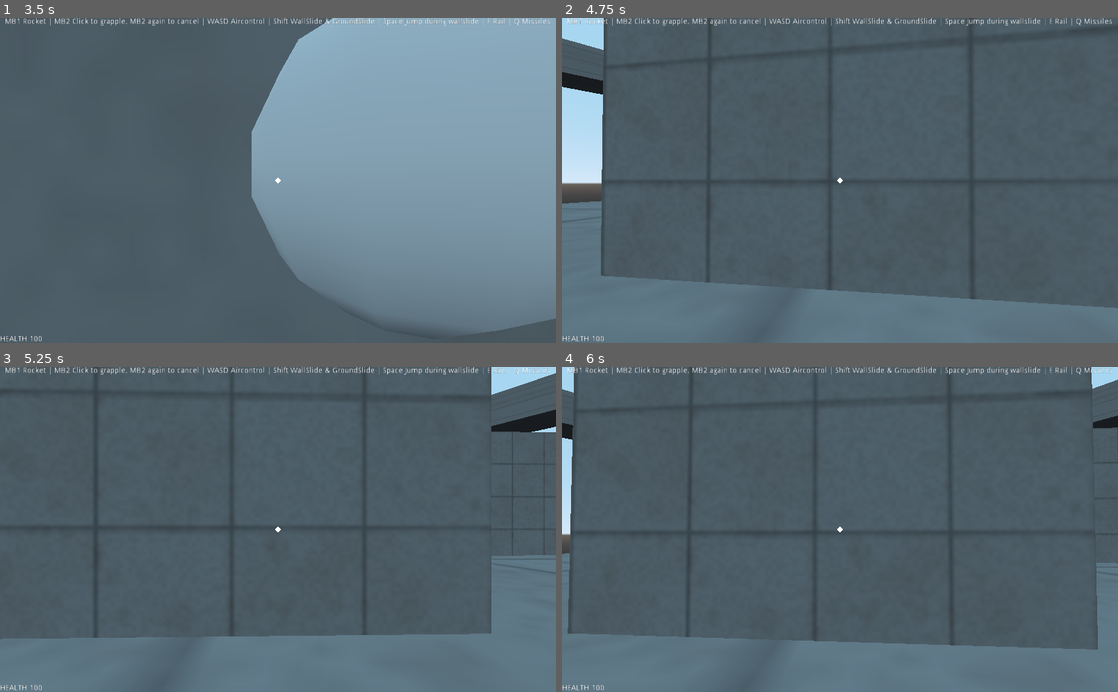
Above: before the commit, frames 1-4 (two rows, left to right).
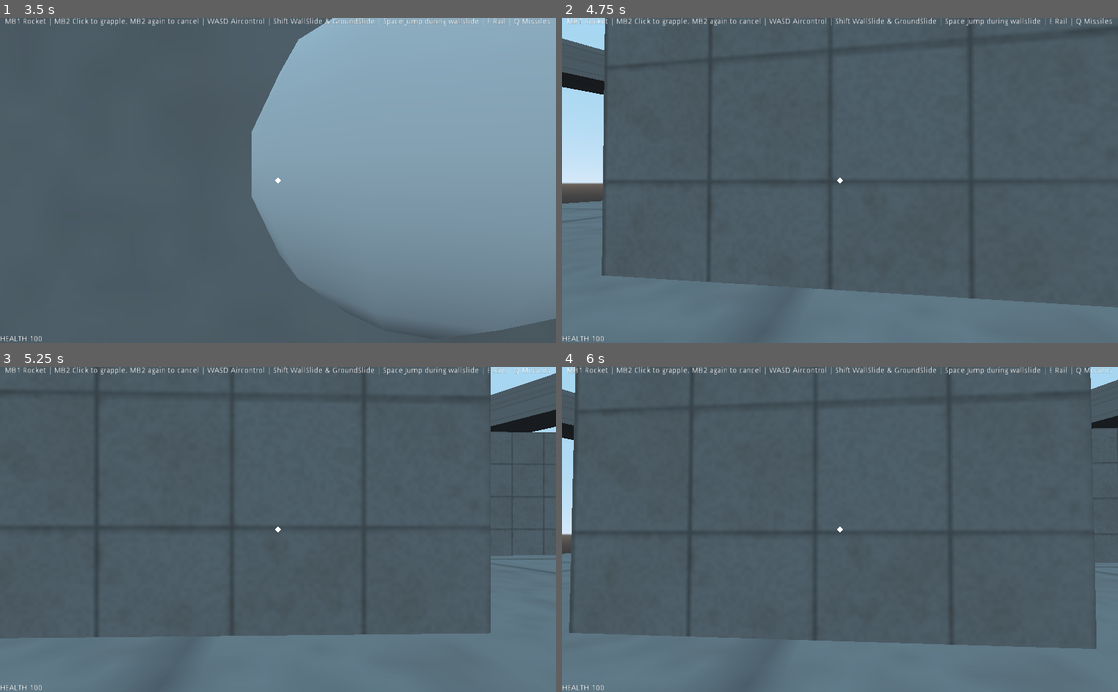
Above: after the commit, the same moments.

Repository: Game-Developers-Kerala/clichemovementshooter
Game: Godot game, scene res://levels/TestArena.tscn
Same seed, same stepped clock (60 frames per second), same inputs: the game is played once before the commit and once after it.
Inputs (mouse positions are in pixels of both pictures, inside the frame that each line leads up to):
- Up to frame 1 (3.5 s): tap Enter every 0.75 s from 0.5 to 2.75 s; move the mouse to (305, 180) at 0.52 s; hold E (use) 0.53-1.28 s; hold W (forward) from 0.53 s (still down); tap Space (jump) at 0.77, 0.8, 1.07, 1.35, 1.52, 1.82, 2.3, 3.02, 3.32 s; move the mouse to (250, 180) at 1.27 s; tap E (use) at 1.55, 3.05 s; move the mouse to (289, 174) at 2.02 s; hold Right mouse button (grapple) 2.03-2.78 s; move the mouse to (272, 187) at 2.77 s; tap Q (homingmissile) at 2.85 s
- Up to frame 2 (4.75 s): keep holding W (forward); tap Enter at 3.5, 4.25 s; move the mouse to (878, 183) at 3.52 s; press the mouse at (878, 183) at 3.53 s; tap Space (jump) at 3.77, 3.8, 4.07, 4.52 s; move the mouse to (795, 177) at 4.27 s; release the mouse at (795, 177) at 4.28 s; tap Shift (slide) at 4.35 s; tap E (use) at 4.55 s
- Up to frame 3 (5.25 s): keep holding W (forward); tap Space (jump) at 4.82 s; move the mouse to (283, 529) at 5.02 s; hold E (use) from 5.03 s (still down)
- Up to frame 4 (6 s): tap Space (jump) at 5.3 s; move the mouse to (817, 523) at 5.77 s; release W (forward) at 5.78 s; release E (use) at 5.78 s; hold D (right) from 5.78 s (still down); tap E (use) at 5.85 s

Frame 1 is identical in both runs. In frame 2, 0.3% of the frame differs, in the area x 0-100%, y 0-90%; in frame 3, 0.2%; in frame 4, 0.4%, in the area x 0-100%, y 0-87%.

Commit message:
push of nov15 midnight

Diff:
--- a/project.godot
+++ b/project.godot
@@ -18,10 +18,16 @@
 "class": "pickup",
 "language": "GDScript",
 "path": "res://scripts/player_pickup.gd"
+}, {
+"base": "Spatial",
+"class": "projectile",
+"language": "GDScript",
+"path": "res://scripts/shared/projectile.gd"
 } ]
 _global_script_class_icons={
 "cmn": "",
-"pickup": ""
+"pickup": "",
+"projectile": ""
 }
 
 [application]
--- a/scenes/player_homing_missile.tscn
+++ b/scenes/player_homing_missile.tscn
@@ -1,15 +1,27 @@
-[gd_scene load_steps=4 format=2]
+[gd_scene load_steps=5 format=2]
 
-[ext_resource path="res://scenes/shared/homing_projectile.tscn" type="PackedScene" id=1]
+[ext_resource path="res://scenes/shared/projectile_homing.tscn" type="PackedScene" id=1]
 [ext_resource path="res://scenes/shared/explosion.tscn" type="PackedScene" id=2]
 [ext_resource path="res://scenes/shared/vfx_explosion.tscn" type="PackedScene" id=3]
 
+[sub_resource type="CylinderMesh" id=1]
+top_radius = 0.0
+bottom_radius = 0.1
+height = 0.4
+radial_segments = 4
+rings = 0
 
-[node name="homing_projectile" instance=ExtResource( 1 )]
+[node name="projectile" instance=ExtResource( 1 )]
 explosion = NodePath("Explosion")
-
-[node name="Explosion" parent="." index="0" instance=ExtResource( 2 )]
 explosion_vfx = NodePath("Vfx_Explosion")
 
-[node name="Vfx_Explosion" parent="Explosion" index="2" instance=ExtResource( 3 )]
-skeleton = NodePath("../..")
+[node name="Vfx_Explosion" parent="." index="3" instance=ExtResource( 3 )]
+
+[node name="Explosion" parent="." index="4" instance=ExtResource( 2 )]
+caused_by_player = true
+max_damage = 50.0
+min_damage = 30.0
+
+[node name="MeshInstance2" type="MeshInstance" parent="." index="5"]
+transform = Transform( 1, 0, 0, 0, -4.37114e-08, 1, 0, -1, -4.37114e-08, 0, 0, -0.187983 )
+mesh = SubResource( 1 )
--- a/scenes/player_rocket.tscn
+++ b/scenes/player_rocket.tscn
@@ -1,6 +1,9 @@
-[gd_scene load_steps=6 format=2]
+[gd_scene load_steps=9 format=2]
 
-[ext_resource path="res://scripts/player_rocket.gd" type="Script" id=1]
+[ext_resource path="res://scenes/shared/projectile_straight.tscn" type="PackedScene" id=1]
+[ext_resource path="res://scenes/shared/single_direct_hit.tscn" type="PackedScene" id=2]
+[ext_resource path="res://scenes/shared/vfx_explosion.tscn" type="PackedScene" id=3]
+[ext_resource path="res://scenes/shared/explosion.tscn" type="PackedScene" id=4]
 
 [sub_resource type="CapsuleMesh" id=1]
 radius = 0.04
@@ -21,27 +24,29 @@
 [sub_resource type="SpatialMaterial" id=4]
 albedo_color = Color( 0.745098, 0.2, 0.2, 1 )
 
-[node name="Player_Rocket" type="Spatial"]
-script = ExtResource( 1 )
+[node name="projectile" instance=ExtResource( 1 )]
+speed = 30.0
+explosion = NodePath("Explosion")
+explosion_vfx = NodePath("Vfx_Explosion")
+direct_hit = NodePath("single_direct_hit")
 
-[node name="Body" type="MeshInstance" parent="."]
-transform = Transform( 1, 0, 0, 0, 1, 0, 0, 0, 1, 0, 0, -0.099376 )
+[node name="Body" type="MeshInstance" parent="." index="2"]
+transform = Transform( 1, 0, 0, 0, 1, 0, 0, 0, 1, 0, 0, -0.137273 )
 mesh = SubResource( 1 )
 material/0 = SubResource( 2 )
 
-[node name="MeshInstance" type="MeshInstance" parent="Body"]
+[node name="MeshInstance" type="MeshInstance" parent="Body" index="0"]
 transform = Transform( 1, 0, 0, 0, -4.37114e-08, 1, 0, -1, -4.37114e-08, 0, 0, 0.0939822 )
 mesh = SubResource( 3 )
 material/0 = SubResource( 4 )
 
-[node name="RayCast" type="RayCast" parent="."]
-transform = Transform( 1, 0, 0, 0, 1, 0, 0, 0, 1, 0, 0, 0.33 )
-enabled = true
-cast_to = Vector3( 0, 0, -1 )
-collision_mask = 288
-collide_with_areas = true
+[node name="Explosion" parent="." index="3" instance=ExtResource( 4 )]
+caused_by_player = true
+max_damage = 75.0
+min_damage = 25.0
 
-[node name="Timer" type="Timer" parent="."]
-one_shot = true
+[node name="Vfx_Explosion" parent="." index="4" instance=ExtResource( 3 )]
 
-[connection signal="timeout" from="Timer" to="." method="_on_Timer_timeout"]
+[node name="single_direct_hit" parent="." index="5" instance=ExtResource( 2 )]
+caused_by_player = true
+damage = 25.0
--- a/scenes/shared/explosion.tscn
+++ b/scenes/shared/explosion.tscn
@@ -1,6 +1,6 @@
 [gd_scene load_steps=3 format=2]
 
-[ext_resource path="res://scripts/explosion.gd" type="Script" id=1]
+[ext_resource path="res://scripts/shared/explosion.gd" type="Script" id=1]
 
 [sub_resource type="SphereShape" id=7]
 
--- a/scenes/shared/homing_projectile.tscn
+++ /dev/null
@@ -1,34 +0,0 @@
-[gd_scene load_steps=4 format=2]
-
-[ext_resource path="res://scripts/homing_projectile.gd" type="Script" id=1]
-
-[sub_resource type="SphereShape" id=1]
-radius = 0.25
-
-[sub_resource type="CylinderMesh" id=2]
-top_radius = 0.0
-bottom_radius = 0.1
-height = 0.4
-radial_segments = 4
-rings = 0
-
-[node name="homing_projectile" type="Area"]
-collision_layer = 0
-collision_mask = 0
-monitorable = false
-script = ExtResource( 1 )
-
-[node name="Timer" type="Timer" parent="."]
-
-[node name="CollisionShape" type="CollisionShape" parent="."]
-shape = SubResource( 1 )
-
-[node name="MeshInstance" type="MeshInstance" parent="."]
-transform = Transform( 1, 0, 0, 0, -4.37114e-08, 1, 0, -1, -4.37114e-08, 0, 0, 0 )
-mesh = SubResource( 2 )
-
-[node name="JustLaunched" type="Timer" parent="."]
-
-[connection signal="body_entered" from="." to="." method="_on_homing_projectile_body_entered"]
-[connection signal="timeout" from="Timer" to="." method="_on_Timer_timeout"]
-[connection signal="timeout" from="JustLaunched" to="." method="_on_JustLaunched_timeout"]
--- /dev/null
+++ b/scenes/shared/projectile.tscn
@@ -0,0 +1,11 @@
+[gd_scene load_steps=2 format=2]
+
+[ext_resource path="res://scripts/shared/projectile.gd" type="Script" id=1]
+
+[node name="projectile" type="Spatial"]
+script = ExtResource( 1 )
+
+[node name="Timer" type="Timer" parent="."]
+one_shot = true
+
+[connection signal="timeout" from="Timer" to="." method="_on_Timer_timeout"]
--- /dev/null
+++ b/scenes/shared/projectile_homing.tscn
@@ -0,0 +1,29 @@
+[gd_scene load_steps=4 format=2]
+
+[ext_resource path="res://scripts/shared/projectile_homing.gd" type="Script" id=1]
+[ext_resource path="res://scenes/shared/projectile.tscn" type="PackedScene" id=2]
+
+[sub_resource type="SphereShape" id=1]
+radius = 0.25
+
+[node name="projectile" instance=ExtResource( 2 )]
+script = ExtResource( 1 )
+lifespan = 7.0
+steering = 0.4
+launch_time = 0.1
+
+[node name="Area" type="Area" parent="." index="1"]
+collision_layer = 0
+collision_mask = 0
+input_ray_pickable = false
+monitorable = false
+
+[node name="CollisionShape" type="CollisionShape" parent="Area" index="0"]
+shape = SubResource( 1 )
+
+[node name="JustLaunched" type="Timer" parent="." index="2"]
+one_shot = true
+
+[connection signal="area_entered" from="Area" to="." method="_on_Area_area_entered"]
+[connection signal="body_entered" from="Area" to="." method="_on_Area_body_entered"]
+[connection signal="timeout" from="JustLaunched" to="." method="_on_JustLaunched_timeout"]
--- /dev/null
+++ b/scenes/shared/projectile_straight.tscn
@@ -0,0 +1,13 @@
+[gd_scene load_steps=3 format=2]
+
+[ext_resource path="res://scripts/shared/projectile_straight.gd" type="Script" id=1]
+[ext_resource path="res://scenes/shared/projectile.tscn" type="PackedScene" id=2]
+
+[node name="projectile" instance=ExtResource( 2 )]
+script = ExtResource( 1 )
+
+[node name="RayCast" type="RayCast" parent="." index="1"]
+transform = Transform( 1, 0, 0, 0, 1, 0, 0, 0, 1, 0, 0, 0.33 )
+cast_to = Vector3( 0, 0, -1 )
+collision_mask = 0
+collide_with_areas = true
--- /dev/null
+++ b/scenes/shared/single_direct_hit.tscn
@@ -0,0 +1,6 @@
+[gd_scene load_steps=2 format=2]
+
+[ext_resource path="res://scripts/shared/single_direct_hit.gd" type="Script" id=1]
+
+[node name="single_direct_hit" type="Spatial"]
+script = ExtResource( 1 )
--- a/scenes/shared/vfx_explosion.tscn
+++ b/scenes/shared/vfx_explosion.tscn
@@ -1,7 +1,7 @@
 [gd_scene load_steps=5 format=2]
 
 [ext_resource path="res://shaders/vfx_single_color.shader" type="Shader" id=1]
-[ext_resource path="res://scripts/vfx_explosion.gd" type="Script" id=2]
+[ext_resource path="res://scripts/shared/vfx_explosion.gd" type="Script" id=2]
 
 [sub_resource type="SphereMesh" id=5]
 radial_segments = 8
--- a/scripts/homing_projectile.gd
+++ /dev/null
@@ -1,57 +0,0 @@
-extends Area
-
-export(float) var speed = 25
-export(float) var lifespan = 10
-export(float) var steering = 0.4
-export(float) var launch_time = 0.1
-export(bool) var detect_npc = true
-export(bool) var detect_wall = true
-export(bool) var detect_player = false
-export(NodePath) var explosion
-
-var target:Spatial
-onready var target_pos :Vector3 = -global_transform.basis.z
-var look_dir :Vector3
-
-var launched = false
-
-func _ready():
-	look_at(global_translation+look_dir,Vector3.UP)
-	$JustLaunched.start(launch_time)
-	if detect_wall:
-		set_collision_mask_bit(cmn.colliders.level,true)
-	if detect_npc:
-		set_collision_mask_bit(cmn.colliders.enemy,true)
-	if detect_player:
-		set_collision_mask_bit(cmn.colliders.player,true)
-	$Timer.start(lifespan)
-
-func _process(delta):
-	if launched and is_instance_valid(target):
-		var looking_at = global_translation - global_transform.basis.z
-		target_pos = target.global_translation+Vector3.UP
-		look_dir = lerp(looking_at,target_pos,delta*steering)
-		look_at(target_pos,Vector3.UP)
-	translate_object_local(Vector3.FORWARD*speed*delta)
-
-func _on_Timer_timeout():
-	terminate()
-
-
-func _on_homing_projectile_body_entered(body):
-	terminate()
-
-func terminate():
-	if explosion:
-		explode()
-	queue_free()
-
-func explode():
-	var explosion_node = get_node(explosion)
-	remove_child(explosion_node)
-	get_tree().current_scene.add_child(explosion_node)
-	explosion_node.global_translation = global_translation
-	explosion_node.explode()
-
-func _on_JustLaunched_timeout():
-	launched = true
--- a/scripts/player.gd
+++ b/scripts/player.gd
@@ -244,7 +244,7 @@
 			"health":
 				if stats.health >= STAT_RANGES.health.max:
 					return
-				stats[key] = clamp(stats[key]+dict[key],STAT_RANGES[key]["min"],STAT_RANGES[key]["max"])
+				adjust_health(dict[key])
 			"weapon_rail":
 				if is_instance_valid(stats[key]):
 					return
@@ -260,9 +260,37 @@
 				pass
 	item.on_pickup()
 
-func get_hit(arg):
+func get_hit(args:={}):
+	print("Plyr got hit at:",OS.get_ticks_msec(),"=====\n",args)
+	if args.has("dmg"):
+		adjust_health(-args.dmg)
+	if args.has("force"):
+		if args.has("push_dir"):
+			if args.has("dir_replace"):
+				velocity = Vector3.ZERO
+			var push_multiplier := 1.0
+			if args.has("caused_by_player"):
+				push_multiplier = 2.0
+			velocity += args.push_dir*args.force*push_multiplier
+			jumping = true
+			snap = Vector3.ZERO
+	if args.has("origin"):
+		#do something with the origin info
+		return
+
+func adjust_health(in_val):
+	stats.health = ceil(stats.health+in_val)
+	stats.health = clamp(stats.health,STAT_RANGES.health.min,STAT_RANGES.health.max)
+	$HUD/Mrgn/Health.text = "Health " + str(int(stats.health))
 	pass
 
+func get_pushed(push_dict:={}):
+	print("got pushed")
+	jumping = true
+	snap = Vector3.ZERO
+	var push_dir:Vector3 = (global_translation+Vector3.UP)-push_dict.origin
+	var push_force = push_dict.force/(push_dir.length()+0.01)
+	velocity += push_dir.normalized()*push_force
 
 func walljump():
 	jumping = true
@@ -299,16 +327,6 @@
 	$floaters/GrappleRay/GrappleMesh.hide()
 	$GrappleCancel.start()
 
-func get_pushed(push_dict:={}):
-	print("got pushed")
-	jumping = true
-	snap = Vector3.ZERO
-	var push_dir:Vector3 = (global_translation+Vector3.UP)-push_dict.origin
-	var push_force = push_dict.force/(push_dir.length()+0.01)
-	velocity += push_dir.normalized()*push_force
-
-
-
 
 func _on_GeneralArea_body_entered(body):
 	on_wall = true
--- a/scripts/player_rocket.gd
+++ /dev/null
@@ -1,36 +0,0 @@
-extends Spatial
-
-const SPEED = 30
-const LIFESPAN = 5
-var time := 0.0
-var direct_hit_receiver :Node = null
-var receivers = []
-
-
-const EXPLOSION = preload("res://scenes/shared/explosion.tscn")
-const VFX_EXPLOSION = preload("res://scenes/shared/vfx_explosion.tscn")
-
-func _ready():
-	$Timer.start(LIFESPAN)
-
-
-func _physics_process(delta):
-	translate_object_local(Vector3.FORWARD*SPEED*delta) #move forwad
-	if $RayCast.is_colliding(): #check if rocket is hiting something
-		if $RayCast.get_collider().get_collision_layer_bit(cmn.colliders.enemy_hurtbox):
-			print("enemy hurt by direct hit")
-		explode()
-
-func explode():
-	var explosion = EXPLOSION.instance()
-	get_tree().current_scene.add_child(explosion)
-	explosion.global_translation = global_translation
-	explosion.explode()
-	var vfx_explosion = VFX_EXPLOSION.instance()
-	get_tree().current_scene.add_child(vfx_explosion)
-	vfx_explosion.global_translation = global_translation
-	vfx_explosion.explode()
-	queue_free()
-
-func _on_Timer_timeout():
-	queue_free()
--- a/scripts/explosion.gd
+++ b/scripts/shared/explosion.gd
@@ -1,5 +1,6 @@
 extends Area
 
+export(bool) var caused_by_player = false
 export(bool) var hurt_npc = true
 export(bool) var hurt_player = false
 export(bool) var push_npc = true
@@ -29,14 +30,14 @@
 	force_update_transform()
 	scale = Vector3.ONE*blast_radius
 	$Timer.start(blast_duration)
-
-func _on_Timer_timeout():
 	if explosion_vfx:
 		var xpl_vfx = get_node(explosion_vfx)
 		remove_child(xpl_vfx)
 		get_tree().current_scene.add_child(xpl_vfx)
 		xpl_vfx.global_translation = global_translation
 		xpl_vfx.explode()
+
+func _on_Timer_timeout():
 	queue_free()
 
 
@@ -45,21 +46,31 @@
 		for node in receivers:
 			if area.hit_receiver == node:
 				return
-		receivers.push_front(area.hit_receiver)
-		var force_vec :Vector3 = area.hit_receiver.global_translation+Vector3.UP-global_translation
-		var dist = force_vec.length()
+		var npc = area.hit_receiver
+		receivers.push_front(npc)
+		var atk_dict :Dictionary= {}
+		var force_vec :Vector3 = npc.global_translation+npc.CENTER_OF_MASS-global_translation
+		var dist = min(force_vec.length(),blast_radius)
+		var falloff = 1.0 - (dist/float(blast_radius))
 		if hurt_npc:
-			var dmg = min_damage + (dmg_diff*(1.0-clamp(dist/float(blast_radius),0,1)))
-			print("enemy hurt by explosion:",dmg)
+			atk_dict["dmg"] = min_damage + dmg_diff*falloff
 		if push_npc:
-			var push_dict = {push_dir = force_vec.normalized(), force = 30.0}
-			print("enemy pushed by explosion:")
+			atk_dict["push_dir"] = force_vec.normalized()
+			atk_dict["force"] = push_force * falloff
+			atk_dict["origin"] = global_translation
+		npc.get_hit(atk_dict)
 
 func _on_Explosion_body_entered(body):
 	if body.get_collision_layer_bit(cmn.colliders.player):
+		var atk_dict :Dictionary= {}
+		var force_vec :Vector3 = body.global_translation+body.CENTER_OF_MASS-global_translation
+		var dist = min(force_vec.length(),blast_radius)
+		var falloff = 1.0 - (dist/float(blast_radius))
+		if hurt_player:
+			atk_dict["dmg"] = min_damage + dmg_diff*falloff
 		if push_player:
-			var push_dict = {origin = global_translation, force = push_force}
-			body.get_pushed(push_dict)
-			print("player pushed by explosion:",OS.get_ticks_msec())
-		if hurt_player:
-			print("player hurt by explosion")
+			atk_dict["push_dir"] = force_vec.normalized()
+			atk_dict["force"] = push_force * falloff
+			atk_dict["origin"] = global_translation
+			atk_dict["caused_by_player"] = caused_by_player
+		body.get_hit(atk_dict)
--- /dev/null
+++ b/scripts/shared/projectile.gd
@@ -0,0 +1,49 @@
+extends Spatial
+class_name projectile
+
+export(float) var speed = 25
+export(float) var lifespan = 5
+export(bool) var detect_npc = true
+export(bool) var detect_wall = true
+export(bool) var detect_player = false
+export(NodePath) var explosion
+export(NodePath) var explosion_vfx
+export(NodePath) var direct_hit
+export(NodePath) var trail
+
+func _ready():
+	$Timer.start(lifespan)
+	ready_extend()
+
+func ready_extend():
+	pass
+
+func _physics_process(delta):
+	phys_process_extend(delta)
+
+func phys_process_extend(delta):
+	translate_object_local(Vector3.FORWARD*speed*delta) #move forwad
+
+func _process(delta):
+	process_extend(delta)
+
+func process_extend(delta):
+	pass
+
+func explode(node_path):
+	var explosion_node = get_node(node_path)
+	remove_child(explosion_node)
+	get_tree().current_scene.add_child(explosion_node)
+	explosion_node.global_translation = global_translation
+	explosion_node.explode()
+
+func stop_trail():
+	var trail_node = get_node(trail)
+	remove_child(trail_node)
+	get_tree().current_scene.add_child(trail_node)
+	trail_node.global_transform = global_transform
+	trail_node.stop()
+
+func _on_Timer_timeout():
+	print("projectile timedout")
+	queue_free()
--- /dev/null
+++ b/scripts/shared/projectile_homing.gd
@@ -0,0 +1,62 @@
+extends projectile
+
+export(float) var steering = 0.4
+export(float) var launch_time = 0.1
+
+
+var target:Spatial
+onready var target_pos :Vector3 = -global_transform.basis.z
+var look_dir :Vector3
+
+var launched = false
+
+func ready_extend():
+	set_physics_process(false)
+	look_at(global_translation+look_dir,Vector3.UP)
+	$JustLaunched.start(launch_time)
+	if detect_wall:
+		$Area.set_collision_mask_bit(cmn.colliders.level,true)
+	if detect_npc:
+		$Area.set_collision_mask_bit(cmn.colliders.enemy_hurtbox,true)
+	if detect_player:
+		$Area.set_collision_mask_bit(cmn.colliders.player,true)
+
+func process_extend(delta):
+	if launched and is_instance_valid(target):
+		var looking_at = global_translation - global_transform.basis.z
+		target_pos = target.global_translation+Vector3.UP
+		look_dir = lerp(looking_at,target_pos,delta*steering)
+		look_at(target_pos,Vector3.UP)
+	translate_object_local(Vector3.FORWARD*speed*delta)
+
+func terminate(recepient:Node=null):
+	if direct_hit and is_instance_valid(recepient):
+		get_node(direct_hit).hit(recepient)
+	if explosion:
+		explode(explosion)
+	if explosion_vfx:
+		explode(explosion_vfx)
+	if trail:
+		stop_trail()
+	queue_free()
+
+func _on_Timer_timeout():
+	terminate()
+
+func _on_Area_area_entered(area):
+	$Area.disconnect("area_entered",self,"_on_Area_area_entered")
+	var recepient:Node=null
+	if !area.get_collision_layer_bit(cmn.colliders.level):
+		recepient = area.hit_receiver
+	terminate(recepient)
+
+func _on_Area_body_entered(body):
+	$Area.disconnect("body_entered",self,"_on_Area_body_entered")
+	var recepient:Node=null
+	if !body.get_collision_layer_bit(cmn.colliders.level):
+		recepient = body
+	terminate(recepient)
+
+
+func _on_JustLaunched_timeout():
+	launched = true
--- /dev/null
+++ b/scripts/shared/projectile_straight.gd
@@ -0,0 +1,31 @@
+extends projectile
+
+func ready_extend():
+	$RayCast.enabled = true
+	if detect_wall:
+		$RayCast.set_collision_mask_bit(cmn.colliders.level,true)
+	if detect_npc:
+		$RayCast.set_collision_mask_bit(cmn.colliders.enemy_hurtbox,true)
+	if detect_player:
+		$RayCast.set_collision_mask_bit(cmn.colliders.player,true)
+	pass
+
+func phys_process_extend(delta):
+	translate_object_local(Vector3.FORWARD*speed*delta) #move forwad
+	if $RayCast.is_colliding(): #check if rocket is hiting something
+		if direct_hit:
+			if $RayCast.get_collider().get_collision_layer_bit(cmn.colliders.enemy_hurtbox):
+				get_node(direct_hit).hit($RayCast.get_collider().hit_receiver)
+			if $RayCast.get_collider().get_collision_layer_bit(cmn.colliders.player):
+				get_node(direct_hit).hit($RayCast.get_collider())
+		if explosion:
+			explode(explosion)
+		if explosion_vfx:
+			explode(explosion_vfx)
+		if trail:
+			stop_trail()
+		queue_free()
+
+func _on_Timer_timeout():
+	print("straight projectile timedout")
+	queue_free()
--- /dev/null
+++ b/scripts/shared/single_direct_hit.gd
@@ -0,0 +1,23 @@
+extends Spatial
+
+export(bool) var caused_by_player = false
+export(float) var damage = 0.0
+export(float) var force = 0.0
+export(bool) var dir_replace = false
+
+var atk_dict :Dictionary = {"caused_by_player":false, "dmg":0.0,"force":0.0,
+							"push_dir":Vector3.ZERO,"dir_replace":false,"origin":Vector3.ZERO}
+
+func _ready():
+	atk_dict.dmg = damage
+	atk_dict.force = force
+	atk_dict.dir_replace = dir_replace
+	atk_dict.caused_by_player = caused_by_player
+
+func hit(recepient:Node=null):
+	if is_instance_valid(recepient):
+		atk_dict.push_dir = -global_transform.basis.z
+		atk_dict.origin = global_translation
+		recepient.get_hit(atk_dict)
+#		print("direct hit on ",recepient.name)
+	queue_free()
--- /dev/null
+++ b/test/an_attack_as_a_type_of_dictionary.gd
@@ -0,0 +1,3 @@
+extends Object
+
+#test failed
--- /dev/null
+++ b/test/dummyenemy.gd
@@ -0,0 +1,7 @@
+extends KinematicBody
+
+const CENTER_OF_MASS = Vector3.UP
+
+func get_hit(args:={}):
+	print(self.name," got hit=====\n",args)
+	return
--- a/test/dummyenemy.tscn
+++ b/test/dummyenemy.tscn
@@ -1,6 +1,7 @@
-[gd_scene load_steps=6 format=2]
+[gd_scene load_steps=7 format=2]
 
 [ext_resource path="res://test/dummyenemyHurtbox.gd" type="Script" id=1]
+[ext_resource path="res://test/dummyenemy.gd" type="Script" id=2]
 
 [sub_resource type="CapsuleShape" id=1]
 radius = 0.4
@@ -20,6 +21,7 @@
 [node name="DummyEnemy" type="KinematicBody"]
 collision_layer = 2
 collision_mask = 258
+script = ExtResource( 2 )
 
 [node name="CollisionShape" type="CollisionShape" parent="."]
 transform = Transform( 1, 0, 0, 0, -4.37114e-08, -1, 0, 1, -4.37114e-08, 0, 0.9, 0 )
Renamed: scripts/vfx_explosion.gd -> scripts/shared/vfx_explosion.gd
